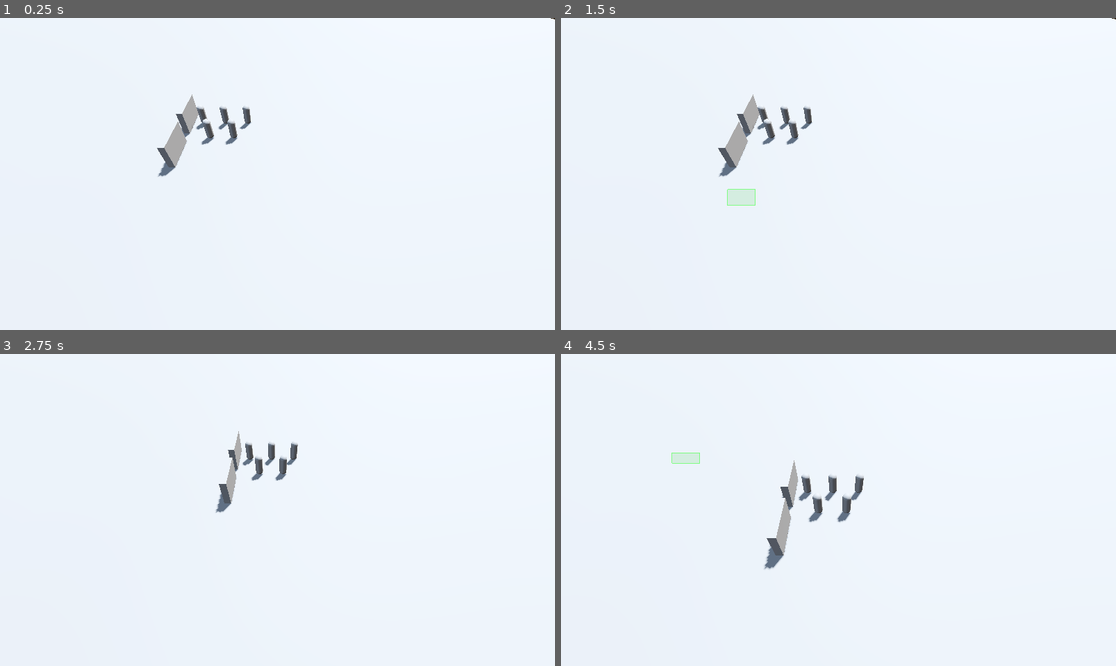
Above: before the commit, frames 1-4 (two rows, left to right).
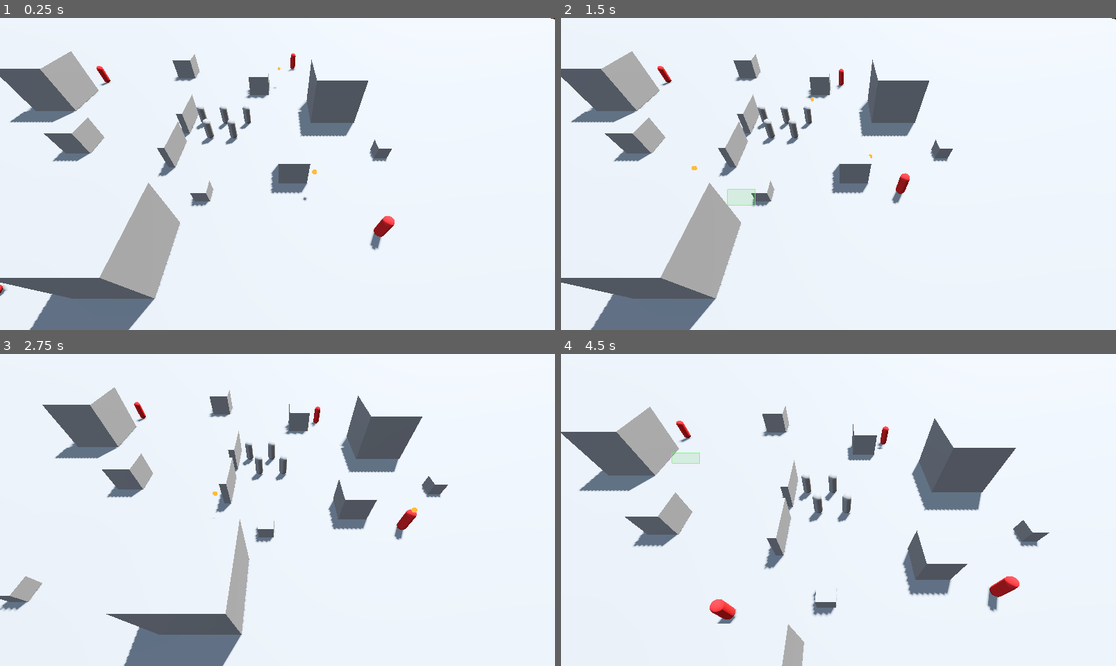
Above: after the commit, the same moments.

Repository: dj-commits/fantastic-spork
Game: Godot game, scene res://scenes/world.tscn
Same seed, same stepped clock (60 frames per second), same inputs: the game is played once before the commit and once after it.
Inputs (mouse positions are in pixels of both pictures, inside the frame that each line leads up to):
- Up to frame 1 (0.25 s): no input
- Up to frame 2 (1.5 s): tap Enter at 0.5 s; move the mouse to (960, 158) at 0.52 s; press the mouse at (960, 158) at 0.53 s; release the mouse at (960, 158) at 1.25 s; drag from (727, 189) to (810, 236) at 1.27 s
- Up to frame 3 (2.75 s): move the mouse to (333, 441) at 2.02 s; hold A (cam_pan_left) from 2.03 s (still down); click (333, 441) at 2.3 s
- Up to frame 4 (4.5 s): release A (cam_pan_left) at 2.75 s; drag from (810, 572) to (672, 463) at 2.77 s; move the mouse to (1005, 556) at 3.52 s; hold W (cam_pan_up) 3.53-4.25 s; click (1005, 556) at 3.8 s; drag from (672, 463) to (755, 432) at 4.27 s

The runs differ from the first frame. In frame 1, 13% of the frame differs, in the area x 0-72%, y 10-100%; in frame 2, 13%; in frame 3, 11%; in frame 4, 11%.

Commit message:
Add enemy combat, world cover, and per-unit stat variance
World / content:
- new cube cover templates (cover_1x1x1 / 2x2x2 / 4x4x4) scattered under
  the NavigationRegion3D so the runtime bake routes units around them
- the spare squad of pawns is repurposed as a second, enemy squad

Combat (via inheritance):
- enemy.tscn inherits pawn.tscn; enemy.gd extends Pawn, joins the
  "enemies" group (so it's unselectable) and adds advance + shoot behaviour
- projectile.tscn / projectile.gd: a shot that damages units and is
  stopped by cover (mask = Cover + Player)
- base Pawn gains health / take_damage() / death; FullCover moved to the
  Cover physics layer so the original walls block shots too

RNG / variance:
- Rng autoload (seedable for reproducible runs) with roll_variance,
  roll_range and chance helpers
- units roll per-spawn variance via a _roll_stats() hook: move_speed and
  max_health on every unit, plus sight/firing range and fire cooldown on
  enemies

Also includes project tweaks: window size and middle-mouse rotate binding.

Co-Authored-By: Claude Opus 4.8 <noreply@anthropic.com>

Diff:
--- a/project.godot
+++ b/project.godot
@@ -18,6 +18,7 @@
 [autoload]
 
 UserSettings="*uid://dcnv738oxn8lr"
+Rng="*res://scripts/autoloaded/rng.gd"
 
 [display]
 
@@ -54,6 +55,7 @@
 rotate_cam={
 "deadzone": 0.2,
 "events": [Object(InputEventKey,"resource_local_to_scene":false,"resource_name":"","device":-1,"window_id":0,"alt_press …(195 unchanged characters)…
+, Object(InputEventMouseButton,"resource_local_to_scene":false,"resource_name":"","device":-1,"window_id":0,"alt_pressed":false,"shift_pressed":false,"ctrl_pressed":false,"meta_pressed":false,"button_mask":4,"position":Vector2(284, 6),"global_position":Vector2(293, 54),"factor":1.0,"button_index":3,"canceled":false,"pressed":true,"double_click":false,"script":null)
 ]
 }
 cam_zoom_in={
--- /dev/null
+++ b/scenes/cover_1x1x1.tscn
@@ -0,0 +1,17 @@
+[gd_scene format=3]
+
+[sub_resource type="BoxMesh" id="BoxMesh_cover1"]
+size = Vector3(1, 1, 1)
+
+[sub_resource type="BoxShape3D" id="BoxShape3D_cover1"]
+size = Vector3(1, 1, 1)
+
+[node name="Cover1x1x1" type="StaticBody3D"]
+collision_layer = 2
+collision_mask = 1
+
+[node name="MeshInstance3D" type="MeshInstance3D" parent="."]
+mesh = SubResource("BoxMesh_cover1")
+
+[node name="CollisionShape3D" type="CollisionShape3D" parent="."]
+shape = SubResource("BoxShape3D_cover1")
--- /dev/null
+++ b/scenes/cover_2x2x2.tscn
@@ -0,0 +1,17 @@
+[gd_scene format=3]
+
+[sub_resource type="BoxMesh" id="BoxMesh_cover2"]
+size = Vector3(2, 2, 2)
+
+[sub_resource type="BoxShape3D" id="BoxShape3D_cover2"]
+size = Vector3(2, 2, 2)
+
+[node name="Cover2x2x2" type="StaticBody3D"]
+collision_layer = 2
+collision_mask = 1
+
+[node name="MeshInstance3D" type="MeshInstance3D" parent="."]
+mesh = SubResource("BoxMesh_cover2")
+
+[node name="CollisionShape3D" type="CollisionShape3D" parent="."]
+shape = SubResource("BoxShape3D_cover2")
--- /dev/null
+++ b/scenes/cover_4x4x4.tscn
@@ -0,0 +1,17 @@
+[gd_scene format=3]
+
+[sub_resource type="BoxMesh" id="BoxMesh_cover4"]
+size = Vector3(4, 4, 4)
+
+[sub_resource type="BoxShape3D" id="BoxShape3D_cover4"]
+size = Vector3(4, 4, 4)
+
+[node name="Cover4x4x4" type="StaticBody3D"]
+collision_layer = 2
+collision_mask = 1
+
+[node name="MeshInstance3D" type="MeshInstance3D" parent="."]
+mesh = SubResource("BoxMesh_cover4")
+
+[node name="CollisionShape3D" type="CollisionShape3D" parent="."]
+shape = SubResource("BoxShape3D_cover4")
--- /dev/null
+++ b/scenes/enemy.tscn
@@ -0,0 +1,19 @@
+[gd_scene format=3 uid="uid://3egojyadhu7r"]
+
+[ext_resource type="PackedScene" uid="uid://xg1isbwjppa2" path="res://scenes/pawn.tscn" id="1_base"]
+[ext_resource type="Script" uid="uid://cxm4j3g5toows" path="res://scripts/enemy.gd" id="2_enemy"]
+[ext_resource type="PackedScene" path="res://scenes/projectile.tscn" id="3_proj"]
+
+[sub_resource type="StandardMaterial3D" id="StandardMaterial3D_enemy"]
+albedo_color = Color(0.85, 0.15, 0.15, 1)
+
+[node name="Enemy" unique_id=146123238 instance=ExtResource("1_base")]
+collision_layer = 8
+script = ExtResource("2_enemy")
+sight_range = 16.0
+firing_range = 9.0
+fire_cooldown = 1.2
+projectile_scene = ExtResource("3_proj")
+
+[node name="MeshInstance3D" parent="." index="0" unique_id=2075226014]
+material_override = SubResource("StandardMaterial3D_enemy")
--- a/scenes/full_cover.tscn
+++ b/scenes/full_cover.tscn
@@ -7,9 +7,17 @@
 size = Vector3(0.5, 2, 3)
 
 [node name="FullCover" type="StaticBody3D" unique_id=1097359019]
+collision_layer = 2
+collision_mask = 1
 
 [node name="MeshInstance3D" type="MeshInstance3D" parent="." unique_id=1221599860]
 mesh = SubResource("BoxMesh_2q760")
 
 [node name="CollisionShape3D" type="CollisionShape3D" parent="." unique_id=1106755323]
 shape = SubResource("BoxShape3D_2q760")
+
+[node name="RightEdgeMarker" type="Marker3D" parent="." unique_id=697750856]
+transform = Transform3D(1, 0, 0, 0, 1, 0, 0, 0, 1, 0, 0, -1.2318828)
+
+[node name="LeftEdgeMarker" type="Marker3D" parent="." unique_id=1394390551]
+transform = Transform3D(1, 0, 0, 0, 1, 0, 0, 0, 1, 0, 0, 1.2928197)
--- a/scenes/pawn.tscn
+++ b/scenes/pawn.tscn
@@ -22,6 +22,7 @@
 collision_layer = 4
 collision_mask = 59
 script = ExtResource("1_pawn")
+max_health = 25.0
 
 [node name="MeshInstance3D" type="MeshInstance3D" parent="." unique_id=2075226014]
 mesh = SubResource("CapsuleMesh_t8t6i")
--- /dev/null
+++ b/scenes/projectile.tscn
@@ -0,0 +1,28 @@
+[gd_scene format=3]
+
+[ext_resource type="Script" path="res://scripts/projectile.gd" id="1_proj"]
+
+[sub_resource type="SphereMesh" id="SphereMesh_proj"]
+radius = 0.15
+height = 0.3
+
+[sub_resource type="SphereShape3D" id="SphereShape3D_proj"]
+radius = 0.15
+
+[sub_resource type="StandardMaterial3D" id="StandardMaterial3D_proj"]
+shading_mode = 0
+albedo_color = Color(1, 0.6, 0.2, 1)
+emission_enabled = true
+emission = Color(1, 0.5, 0.1, 1)
+
+[node name="Projectile" type="Area3D"]
+collision_layer = 0
+collision_mask = 6
+script = ExtResource("1_proj")
+
+[node name="MeshInstance3D" type="MeshInstance3D" parent="."]
+mesh = SubResource("SphereMesh_proj")
+material_override = SubResource("StandardMaterial3D_proj")
+
+[node name="CollisionShape3D" type="CollisionShape3D" parent="."]
+shape = SubResource("SphereShape3D_proj")
--- a/scenes/world.tscn
+++ b/scenes/world.tscn
@@ -6,6 +6,10 @@
 [ext_resource type="PackedScene" uid="uid://xg1isbwjppa2" path="res://scenes/pawn.tscn" id="4_k0juu"]
 [ext_resource type="Script" path="res://scripts/selection.gd" id="5_sel"]
 [ext_resource type="Script" path="res://scripts/navigation_region.gd" id="6_nav"]
+[ext_resource type="PackedScene" path="res://scenes/cover_1x1x1.tscn" id="7_cov1"]
+[ext_resource type="PackedScene" path="res://scenes/cover_2x2x2.tscn" id="8_cov2"]
+[ext_resource type="PackedScene" path="res://scenes/cover_4x4x4.tscn" id="9_cov4"]
+[ext_resource type="PackedScene" path="res://scenes/enemy.tscn" id="10_enemy"]
 
 [sub_resource type="ProceduralSkyMaterial" id="ProceduralSkyMaterial_k0juu"]
 sky_horizon_color = Color(0.66224277, 0.6717428, 0.6867428, 1)
@@ -45,6 +49,38 @@
 [node name="FullCover2" parent="NavigationRegion3D/FullCoverContainer" unique_id=1082923514 instance=ExtResource("3_4wyf3")]
 transform = Transform3D(1, 0, 0, 0, 1, 0, 0, 0, 1, 0, 1, 4)
 
+[node name="ExtraCover" type="Node3D" parent="NavigationRegion3D"]
+
+[node name="Cover2x2x2_a" parent="NavigationRegion3D/ExtraCover" instance=ExtResource("8_cov2")]
+transform = Transform3D(1, 0, 0, 0, 1, 0, 0, 0, 1, -8, 1, 3)
+
+[node name="Cover2x2x2_b" parent="NavigationRegion3D/ExtraCover" instance=ExtResource("8_cov2")]
+transform = Transform3D(1, 0, 0, 0, 1, 0, 0, 0, 1, 6, 1, -6)
+
+[node name="Cover2x2x2_c" parent="NavigationRegion3D/ExtraCover" instance=ExtResource("8_cov2")]
+transform = Transform3D(1, 0, 0, 0, 1, 0, 0, 0, 1, -3, 1, -10)
+
+[node name="Cover2x2x2_d" parent="NavigationRegion3D/ExtraCover" instance=ExtResource("8_cov2")]
+transform = Transform3D(1, 0, 0, 0, 1, 0, 0, 0, 1, 9, 1, 6)
+
+[node name="Cover4x4x4_a" parent="NavigationRegion3D/ExtraCover" instance=ExtResource("9_cov4")]
+transform = Transform3D(1, 0, 0, 0, 1, 0, 0, 0, 1, -14, 2, -4)
+
+[node name="Cover4x4x4_b" parent="NavigationRegion3D/ExtraCover" instance=ExtResource("9_cov4")]
+transform = Transform3D(1, 0, 0, 0, 1, 0, 0, 0, 1, 13, 2, -2)
+
+[node name="Cover4x4x4_c" parent="NavigationRegion3D/ExtraCover" instance=ExtResource("9_cov4")]
+transform = Transform3D(1, 0, 0, 0, 1, 0, 0, 0, 1, 0, 2, 12)
+
+[node name="Cover1x1x1_a" parent="NavigationRegion3D/ExtraCover" instance=ExtResource("7_cov1")]
+transform = Transform3D(1, 0, 0, 0, 1, 0, 0, 0, 1, 3, 0.5, 8)
+
+[node name="Cover1x1x1_b" parent="NavigationRegion3D/ExtraCover" instance=ExtResource("7_cov1")]
+transform = Transform3D(1, 0, 0, 0, 1, 0, 0, 0, 1, -10, 0.5, 12)
+
+[node name="Cover1x1x1_c" parent="NavigationRegion3D/ExtraCover" instance=ExtResource("7_cov1")]
+transform = Transform3D(1, 0, 0, 0, 1, 0, 0, 0, 1, 16, 0.5, 4)
+
 [node name="Pawn" parent="." unique_id=2093764878 instance=ExtResource("4_k0juu")]
 transform = Transform3D(1, 0, 0, 0, 1, 0, 0, 0, 1, 1.2159889, 0.9004998, -0.049676538)
 
@@ -60,6 +96,21 @@
 [node name="Pawn5" parent="." unique_id=2093764882 instance=ExtResource("4_k0juu")]
 transform = Transform3D(1, 0, 0, 0, 1, 0, 0, 0, 1, 4.2, 0.9, 2.0)
 
+[node name="Enemy1" parent="." instance=ExtResource("10_enemy")]
+transform = Transform3D(1, 0, 0, 0, 1, 0, 0, 0, 1, -12, 0.9, -8)
+
+[node name="Enemy2" parent="." instance=ExtResource("10_enemy")]
+transform = Transform3D(1, 0, 0, 0, 1, 0, 0, 0, 1, 10, 0.9, -12)
+
+[node name="Enemy3" parent="." instance=ExtResource("10_enemy")]
+transform = Transform3D(1, 0, 0, 0, 1, 0, 0, 0, 1, -15, 0.9, 9)
+
+[node name="Enemy4" parent="." instance=ExtResource("10_enemy")]
+transform = Transform3D(1, 0, 0, 0, 1, 0, 0, 0, 1, 14, 0.9, 11)
+
+[node name="Enemy5" parent="." instance=ExtResource("10_enemy")]
+transform = Transform3D(1, 0, 0, 0, 1, 0, 0, 0, 1, -6, 0.9, 14)
+
 [node name="SelectionLayer" type="CanvasLayer" parent="." unique_id=1500000010]
 
 [node name="Selection" type="Control" parent="SelectionLayer" unique_id=1500000011]
--- /dev/null
+++ b/scripts/autoloaded/rng.gd
@@ -0,0 +1,44 @@
+extends Node
+# The game's single shared random-number generator — think of it as "the dice"
+# that everything rolls through. Instead of each script making its own random
+# generator, they all call this one. That buys us two things:
+#   1. ONE place to set the seed, so we can replay the exact same run when
+#      hunting a bug (set randomize_on_start = false and pick a fixed_seed).
+#   2. A consistent, readable set of "roll" helpers used everywhere.
+#
+# Registered as an autoload (see project.godot), so any script can just write
+# Rng.roll_variance(...) without needing a reference to it.
+
+# Set to false (and choose a fixed_seed) to make every run roll identically —
+# very handy for debugging. Left true, each launch is freshly unpredictable.
+var randomize_on_start: bool = true
+# The seed used when randomize_on_start is false. Same seed = same rolls.
+var fixed_seed: int = 12345
+
+# The actual generator we wrap. The underscore marks it as "internal" — other
+# scripts should use the helper methods below rather than poke at it directly.
+var _generator := RandomNumberGenerator.new()
+
+func _ready() -> void:
+	if randomize_on_start:
+		_generator.randomize()       # grab an unpredictable seed from the system
+	else:
+		_generator.seed = fixed_seed
+
+# THE workhorse for "alive" variance. Returns a value near "base", nudged up or
+# down at random. "spread" is a fraction: 0.15 means "within 15% either way".
+# e.g. roll_variance(16.0, 0.15) gives something between 13.6 and 18.4.
+func roll_variance(base: float, spread: float) -> float:
+	# randf_range picks any number between the two bounds, all equally likely.
+	var factor := _generator.randf_range(1.0 - spread, 1.0 + spread)
+	return base * factor
+
+# A plain random number between minimum and maximum, if you want a raw roll
+# rather than a nudge around a base value.
+func roll_range(minimum: float, maximum: float) -> float:
+	return _generator.randf_range(minimum, maximum)
+
+# Returns true "probability" of the time. chance(0.25) is true about 1 time in 4.
+# Handy for "does this happen?" decisions (a stagger, a miss, a bark, etc.).
+func chance(probability: float) -> bool:
+	return _generator.randf() < probability
--- /dev/null
+++ b/scripts/enemy.gd
@@ -0,0 +1,80 @@
+extends Pawn
+# An enemy unit. It reuses everything a Pawn can do — walking, navigation,
+# health, taking damage — and adds the combat brain on top: find the nearest of
+# the player's units, advance until it's in range, then shoot on a cooldown.
+#
+# Because it overrides _register_team() to join "enemies" (not "units"), the
+# player's selection system never picks it up, so it can't be selected or ordered.
+
+## How close one of the player's units must be before this enemy notices it and
+## starts to engage.
+@export var sight_range: float = 16.0
+## Once this close to its target, the enemy stops advancing and just shoots.
+@export var firing_range: float = 9.0
+## Seconds to wait between shots.
+@export var fire_cooldown: float = 1.2
+## The projectile scene this enemy fires (assigned in enemy.tscn).
+@export var projectile_scene: PackedScene
+
+var _time_until_next_shot: float = 0.0
+
+# Join the enemy team instead of the player's selectable "units" group.
+func _register_team() -> void:
+	add_to_group("enemies")
+
+# Roll our combat stats on spawn so each enemy engages from a slightly different
+# range, paces its shots differently, and has a bit more/less health. super
+# keeps the inherited health roll from Pawn.
+func _roll_stats() -> void:
+	super._roll_stats()
+	sight_range = Rng.roll_variance(sight_range, stat_variance)
+	firing_range = Rng.roll_variance(firing_range, stat_variance)
+	fire_cooldown = Rng.roll_variance(fire_cooldown, stat_variance)
+
+func _physics_process(delta: float) -> void:
+	# Count down toward our next allowed shot.
+	_time_until_next_shot -= delta
+
+	var target := _nearest_player_unit()
+	if target != null:
+		# Distance to the target, measured flat along the ground.
+		var to_target := target.global_position - global_position
+		to_target.y = 0.0
+		var distance := to_target.length()
+
+		if distance > firing_range:
+			move_to(target.global_position)   # too far — advance toward them
+		else:
+			move_to(global_position)          # close enough — hold position
+
+		if _time_until_next_shot <= 0.0:
+			_fire_at(target)
+			_time_until_next_shot = fire_cooldown
+	else:
+		move_to(global_position)              # nobody in sight — stand still
+
+	# Hand off to the inherited Pawn movement, which actually walks us toward
+	# whatever move_to() target we just set (and applies gravity, etc.).
+	super._physics_process(delta)
+
+# The closest player unit within sight_range, or null if none are near enough.
+func _nearest_player_unit() -> Node3D:
+	var nearest: Node3D = null
+	var nearest_distance := sight_range     # ignore anything beyond our sight
+	for unit in get_tree().get_nodes_in_group("units"):
+		var distance := global_position.distance_to(unit.global_position)
+		if distance < nearest_distance:
+			nearest_distance = distance
+			nearest = unit
+	return nearest
+
+func _fire_at(target: Node3D) -> void:
+	if projectile_scene == null:
+		return
+	var shot := projectile_scene.instantiate()
+	# Add the shot to the running scene, NOT as our child — otherwise it would
+	# ride along with us as we move instead of flying off on its own.
+	get_tree().current_scene.add_child(shot)
+	# Spawn around chest height and aim at the target's chest.
+	shot.global_position = global_position + Vector3.UP * 1.0
+	shot.launch(target.global_position + Vector3.UP * 0.9)
--- a/scripts/pawn.gd
+++ b/scripts/pawn.gd
@@ -1,21 +1,34 @@
 extends CharacterBody3D
-# A single selectable RTS unit.
+class_name Pawn
+# The base RTS unit. Player units use this script directly; enemies extend it
+# (see enemy.gd) to reuse all the movement, navigation and health below while
+# adding their own combat behaviour.
+#
 # The selection system (selection.gd) calls set_selected() to highlight us and
 # move_to() to give us a destination. From there we walk there ourselves,
 # following a path (worked out by the NavigationAgent3D) that bends around
 # obstacles like the cover boxes instead of trying to plow straight through.
 
+## Top walking speed, in meters per second.
+@export var move_speed: float = 4.0
 ## Within this many meters of the destination we ease our speed down, so we
 ## glide to a gentle stop instead of charging in at full speed and overshooting.
 @export var arrival_distance: float = 3.5
 ## Once we're this close to the destination (measured flat along the ground) we
 ## call it "arrived" and stop. (Measured flat — see _physics_process.)
 @export var stop_distance: float = 0.3
+## How much damage this unit can absorb before it dies.
+@export var max_health: float = 100.0
+## How much this unit's stats vary from their listed values, as a fraction, so
+## no two units feel identical. 0.15 = each rolled stat lands within 15% either
+## way. Set to 0 for fixed, uniform stats. (See Rng and _roll_stats.)
+@export var stat_variance: float = 0.15
+
+var health: float = 0.0              # current health; set to max_health on ready
 
 @onready var selection_ring: MeshInstance3D = $SelectionRing
 @onready var nav_agent: NavigationAgent3D = $NavigationAgent3D
 
-const MOVE_SPEED: float = 4.0        # top walking speed, in meters per second
 # How quickly we change speed, in meters per second, *per second*. This is what
 # stops movement feeling robotic: instead of snapping to full speed and to a
 # dead stop, we ramp up and ease down. Lower = heavier / more gradual.
@@ -25,13 +38,39 @@
 var is_selected: bool = false
 
 func _ready() -> void:
-	# Join the "units" group so the selection system can find every unit at once.
-	add_to_group("units")
+	_roll_stats()                   # give this unit its own slightly-varied stats
 	set_selected(false)             # start unselected (ring hidden)
+	health = max_health             # start at full health (after the roll above)
 	# Target our own spot to begin with, so we sit still until given an order.
 	# (A NavigationAgent3D's default target is the world origin, so without this
 	# every unit would immediately wander off toward (0,0,0) on startup.)
 	nav_agent.target_position = global_position
+	_register_team()
+
+# Roll this unit's personal stats on spawn so units don't all feel identical.
+# Subclasses override this to roll their own extra stats — and should call
+# super._roll_stats() so this health roll still happens. Adding variance to a
+# new stat is a one-liner: stat = Rng.roll_variance(stat, stat_variance).
+func _roll_stats() -> void:
+	move_speed = Rng.roll_variance(move_speed, stat_variance)
+	max_health = Rng.roll_variance(max_health, stat_variance)
+
+# Which group this unit belongs to. Player units are selectable, so they join
+# "units" (the group the selection system searches). Enemies override this to
+# join "enemies" instead, which keeps them out of the player's selection.
+func _register_team() -> void:
+	add_to_group("units")
+
+# Take a hit from an incoming projectile. Calling _die() once we run out of health.
+func take_damage(amount: float) -> void:
+	health -= amount
+	if health <= 0.0:
+		_die()
+
+func _die() -> void:
+	# queue_free() also drops us out of every group we joined (units, enemies,
+	# control groups), so selection and enemy targeting tidy up after us for free.
+	queue_free()
 
 # Highlight / un-highlight this unit. Called by the selection system.
 func set_selected(value: bool) -> void:
@@ -69,11 +108,11 @@
 		if to_next.length() > 0.01:     # guard so we never normalize a zero vector
 			# Pick a speed: full speed normally, eased down over the last
 			# "arrival_distance" meters so we glide to a gentle stop.
-			var speed := MOVE_SPEED
+			var speed := move_speed
 			if remaining < arrival_distance:
 				# remaining / arrival_distance slides from 1.0 down to 0.0 as we
 				# close in, easing the speed off the nearer we get.
-				speed = MOVE_SPEED * (remaining / arrival_distance)
+				speed = move_speed * (remaining / arrival_distance)
 			# normalized() = "pure direction"; times speed = "that way, this fast".
 			desired = to_next.normalized() * speed
 
--- /dev/null
+++ b/scripts/projectile.gd
@@ -0,0 +1,40 @@
+extends Area3D
+# A single shot fired by an enemy. It flies in a straight line and damages the
+# first thing it touches. Cover has no take_damage() method, so a shot simply
+# stops against it — which is what makes cover actually protect your units.
+
+## How fast the shot travels, in meters per second.
+@export var speed: float = 22.0
+## How much health it knocks off whatever it hits.
+@export var damage: float = 20.0
+## How long the shot may live before giving up and vanishing, in seconds. Stops
+## missed shots from flying across the whole map forever.
+@export var lifetime: float = 4.0
+
+var _direction: Vector3 = Vector3.ZERO   # unit-length "which way we're flying"
+var _age: float = 0.0                    # how long we've existed, in seconds
+
+func _ready() -> void:
+	# Let us know the moment we overlap a physics body (a unit or a cover box).
+	body_entered.connect(_on_body_entered)
+
+# Aim the shot at a point in the world. The enemy calls this right after spawning us.
+func launch(target_position: Vector3) -> void:
+	# Direction = "from here to the target", shrunk to length 1 so multiplying by
+	# speed below gives a consistent travel rate no matter how far the target is.
+	_direction = (target_position - global_position).normalized()
+
+func _physics_process(delta: float) -> void:
+	_age += delta
+	if _age >= lifetime:
+		queue_free()
+		return
+	# Step forward: direction (length 1) * speed (m/s) * delta (seconds) = meters.
+	global_position += _direction * speed * delta
+
+func _on_body_entered(body: Node3D) -> void:
+	# Units have a take_damage() method; cover does not. So a unit gets hurt, and
+	# either way the shot is spent and removes itself.
+	if body.has_method("take_damage"):
+		body.take_damage(damage)
+	queue_free()
Not shown, added: scripts/autoloaded/rng.gd.uid
Not shown, added: scripts/enemy.gd.uid
Not shown, added: scripts/projectile.gd.uid
